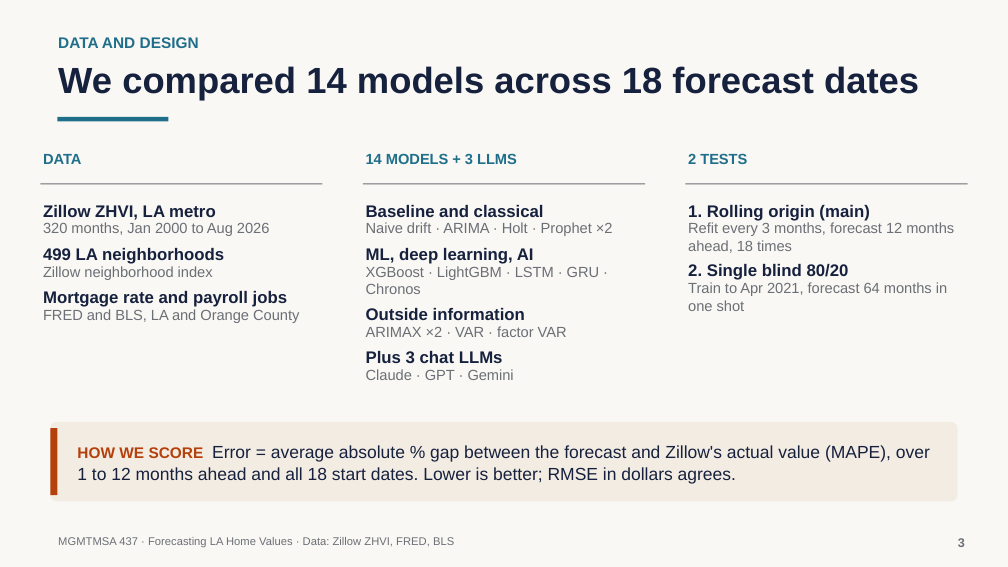
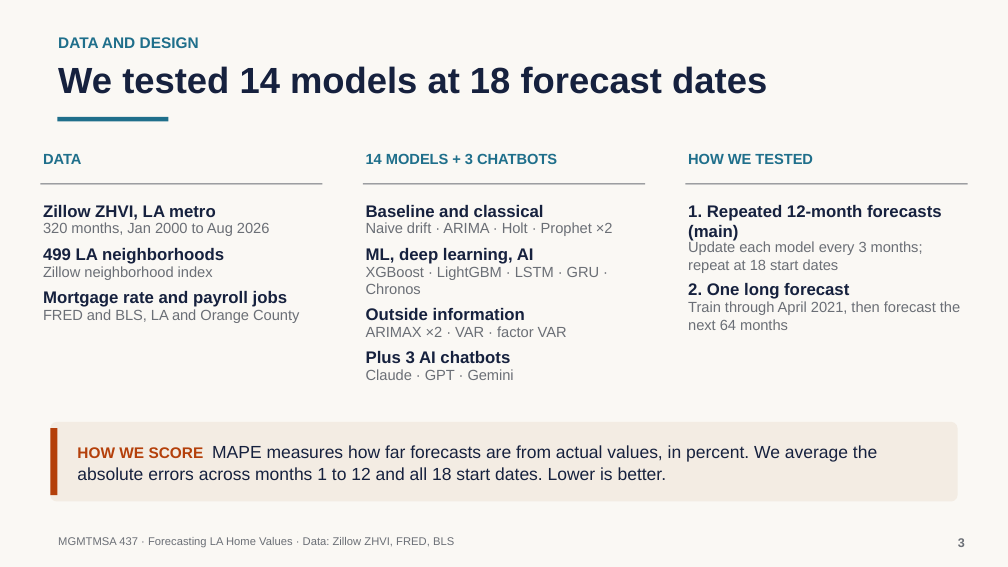
Before and after one commit to neiltd/la-housing-forecast, a slide deck: slide 3 of slides/LA_home_values_slides.pptx. Drawn at 1008x567 pixels with LibreOffice and Linux fonts; fonts in the diff are those of the drawing. Boxes give left, top, right and bottom in pixels: in the first picture for what was removed or moved away, otherwise in the second. Text is boxed around its words. In the diff, an @@ line names an element or a change of style, - is before the commit and + after.

```diff
--- a/slides/LA_home_values_slides.pptx
+++ b/slides/LA_home_values_slides.pptx
@@ text at <box>58,66,767,94</box>: text changed @@
-We compared 14 models across 18 forecast dates
+We tested 14 models at 18 forecast dates
@@ text at <box>366,153,557,164</box>: text changed @@
-14 MODELS + 3 LLMS
+14 MODELS + 3 CHATBOTS
@@ text at <box>688,153,813,164</box>: text changed @@
-2 TESTS
+HOW WE TESTED
@@ text at <box>688,205,942,241</box>: text changed @@
-1. Rolling origin (main)
+1. Repeated 12-month forecasts (main)
@@ text at <box>688,240,923,273</box>: text changed @@
-Refit every 3 months, forecast 12 months ahead, 18 times
+Update each model every 3 months; repeat at 18 start dates
@@ text at <box>688,283,849,299</box>: text changed @@
-2. Single blind 80/20
+2. One long forecast
@@ text at <box>688,301,960,330</box>: text changed @@
-Train to Apr 2021, forecast 64 months in one shot
+Train through April 2021, then forecast the next 64 months
@@ text at <box>366,351,510,363</box>: text changed @@
-Plus 3 chat LLMs
+Plus 3 AI chatbots
@@ text at <box>77,445,877,480</box>: text changed @@
-HOW WE SCORE Error = average absolute % gap between the forecast and Zillow's actual value (MAPE), over 1 to 12 months ahead and all 18 start dates. Lower is better; RMSE in dollars agrees.
+HOW WE SCORE MAPE measures how far forecasts are from actual values, in percent. We average the absolute errors across months 1 to 12 and all 18 start dates. Lower is better.
```
Also in this commit, not shown: 9 other slides changed, 3 other files.
